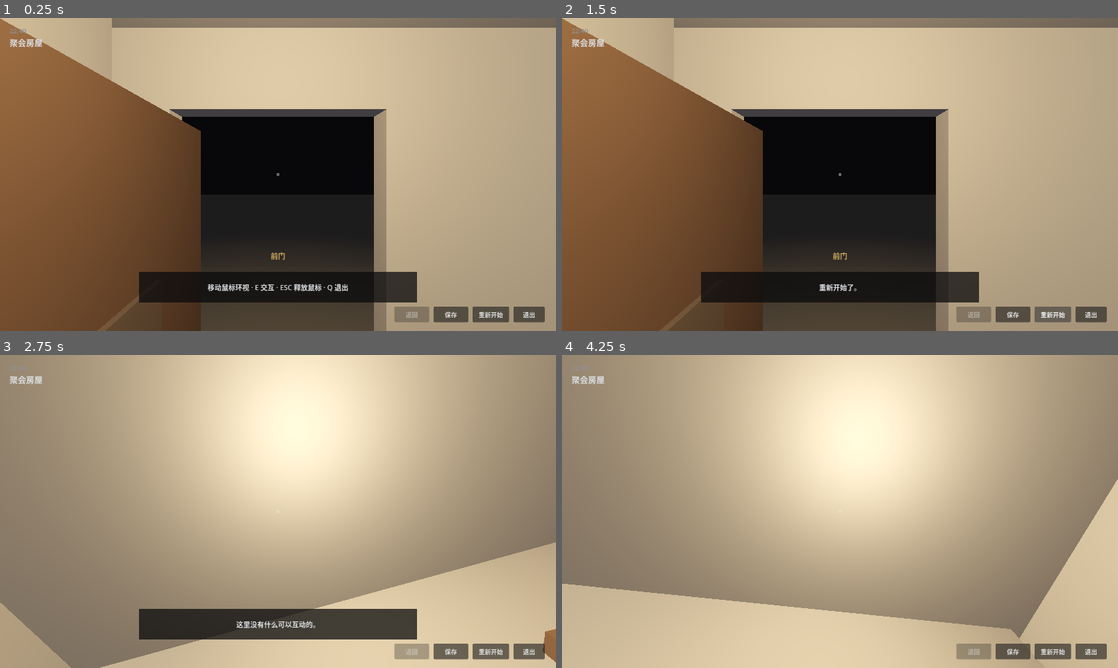
Above: before the commit, frames 1-4 (two rows, left to right).
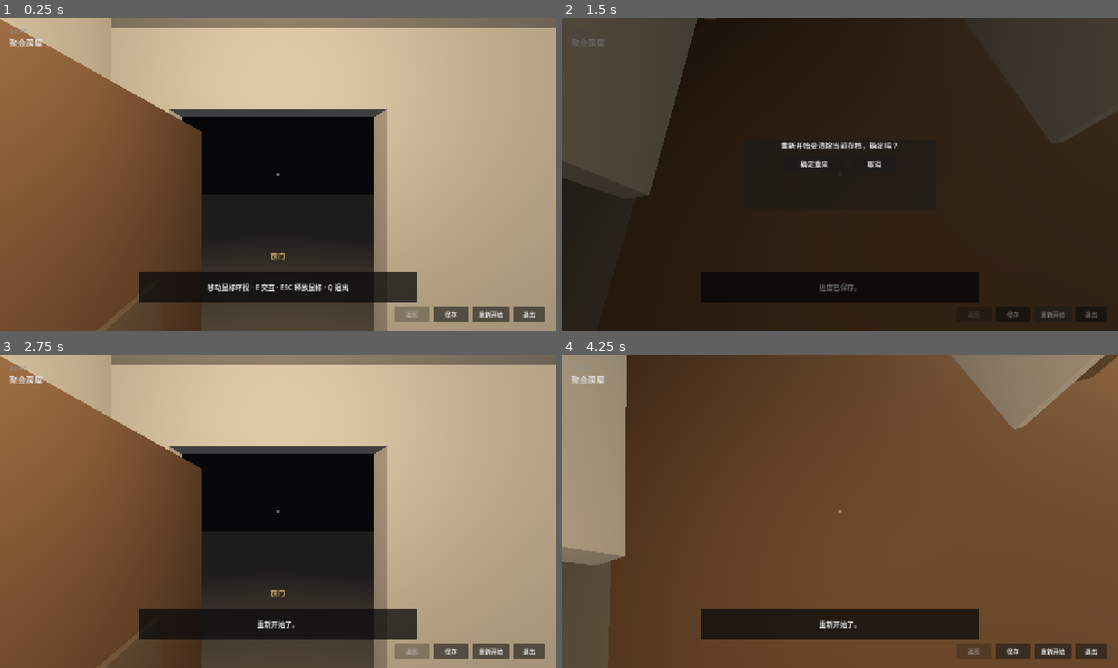
Above: after the commit, the same moments.

Repository: leasurey/comet-game-prototype
Game: Godot game, scene res://scenes/main.tscn
The game is run twice, just before and just after one commit, with the same random seed, the same clock (stepped at 60 frames per second) and the same inputs.
Inputs (mouse positions are in pixels of both pictures, inside the frame that each line leads up to):
- Up to frame 1 (0.25 s): no input
- Up to frame 2 (1.5 s): click "保存" at 0.5 s; click "重新开始" at 1.25 s
- Up to frame 3 (2.75 s): click (250, 502) at 2 s, where only the run after the commit has a clickable "确定重来"
- Up to frame 4 (4.25 s): click "重新开始" at 2.75 s; click (873, 502) at 3.5 s, where only the run after the commit has a clickable "取消"

The runs differ from the first frame. In frame 1, 0.8% of the frame differs, in the area x 0-98%, y 0-100%; in frame 2, 87%; in frame 3, 78%; in frame 4, 93%, in the area x 0-100%, y 0-100%.

Commit message:
fix(WP-08/09): 事件通道/二次确认/保存反馈/失焦/材质隔离/警告开启
BUG-010 重开后事件提示失效
- main 改订阅 event_bus.event_triggered（生命周期与游戏同长）
- 移除对 event_manager 的直连，否则总线转发会造成重复提示

BUG-009 事件求值失败仍切场景
- _on_portal_entered 中 errs 非空 → push_error + 提示 + **不切场景**
- 修复前只 warn 后照切: 玩家跨过黑暗但现实没变, 静默不一致

BUG-012 误触即删档 / 保存无反馈
- UIManager 新增确认面板与 new_game_confirmed 信号;
  "重新开始"先弹确认并释放鼠标, 确认后才 delete_save + new_game
- 执行路径自身兜底 hide_confirm(直接调用也不会留面板)
- main 连接 save_completed → 保存成功/失败都有文字反馈

BUG-018 窗口失焦未释放鼠标
- _notification 增加 NOTIFICATION_APPLICATION_FOCUS_OUT → release_mouse
- 聚焦不自动捕获, 避免视角在手一抖时突然跳转

BUG-023 activate() 可绕过距离限制
- 更名 debug_activate(), 名字即约束; 玩家路径只走 activate_focused()

BUG-011 聚焦改写共享材质
- Hotspot._apply_emission 逐实例 duplicate + meta 缓存, 只复制一次

BUG-013/020 工程配置
- gdscript/warnings/enable 改为 true（全局关警告等于藏线索）
- config/version 0.1.0 → 0.6.0
- 补 window/stretch mode=canvas_items + aspect=keep, 小窗口 HUD 等比缩放

测试
- 新增 ui_flow_test 12 条: 未确认不删档(核心)、确认后删档/归零/回起始点、
  总线连接存在、确认框开关
- data_integrity_test 17→22: 新增材质隔离 5 条（共享材质不被点亮、
  反复聚焦不无限新建材质）
- 开启警告后立刻暴露 1 处 Variant 推断问题(save_migration_test:179), 已修

结果: 13 个测试 385 条断言全通过, 主场景零报错

Diff:
--- a/core/hotspot.gd
+++ b/core/hotspot.gd
@@ -100,25 +100,34 @@
 func _update_visual_feedback() -> void:
 	# 悬停反馈刻意做得很轻：只轻微提亮自发光，不使用描边或跳动图标，
 	# 以免破坏「热点不过度突出」的影片基调。
-	var factor := 1.0
-	if _focused:
-		factor = 1.0
-	_apply_emission(factor)
+	_apply_emission(1.0)
 
 
+## 给本热点的可见子网格设置/取消自发光。
+##
+## 关键点：**必须逐实例复制材质**。
+## 场景构建器 tools/lib/geom.gd 与 tools/scene_content.gd 的 _mat() 按 key 缓存材质，
+## 全场景大量网格共用同一个 StandardMaterial3D 实例。若直接改这个实例，
+## 凝视一个门把手会让所有共用该材质的物体一起发光。
+## 复制后用 meta 标记，保证只复制一次——否则每次聚焦都新建材质，数量会无限增长。
 func _apply_emission(scale_factor: float) -> void:
 	for child in get_children():
-		if child is GeometryInstance3D:
-			var gi := child as GeometryInstance3D
-			if gi.material_override is StandardMaterial3D:
-				var mat := gi.material_override as StandardMaterial3D
-				mat.emission_enabled = _focused
-				mat.emission = Color(1.0, 0.88, 0.62) * (0.22 * scale_factor)
-			else:
-				var new_mat := StandardMaterial3D.new()
-				new_mat.emission_enabled = _focused
-				new_mat.emission = Color(1.0, 0.88, 0.62) * (0.22 * scale_factor)
-				gi.material_override = new_mat
+		if not (child is GeometryInstance3D):
+			continue
+		var gi := child as GeometryInstance3D
+		var mat: StandardMaterial3D = null
+		if gi.material_override is StandardMaterial3D:
+			mat = gi.material_override as StandardMaterial3D
+		else:
+			mat = StandardMaterial3D.new()
+
+		if not mat.has_meta("comet_own"):
+			mat = mat.duplicate() as StandardMaterial3D
+			mat.set_meta("comet_own", true)
+			gi.material_override = mat
+
+		mat.emission_enabled = _focused
+		mat.emission = Color(1.0, 0.88, 0.62) * (0.22 * scale_factor)
 
 
 ## 热点的显示与否由世界状态驱动，而不是随机决定。
--- a/core/interaction_manager.gd
+++ b/core/interaction_manager.gd
@@ -145,9 +145,12 @@
 	return true
 
 
-## 程序化激活入口，供测试与脚本使用，不做距离校验（没有玩家位置的语义）。
-## 玩家永远走不到这里——这条边界必须守住，否则距离限制形同虚设。
-func activate(spot: Hotspot) -> bool:
+## 程序化激活入口，**仅供测试与脚本调试**，不做距离校验。
+##
+## 名字里带 debug 是刻意的：之前它叫 activate()，任何脚本都能调它，
+## 于是"2.5 米内才能交互"这条规则可以被一行代码绕过，而检查代码时看不出来。
+## 玩家路径只能经过 activate_focused()，那条路有三重判据。
+func debug_activate(spot: Hotspot) -> bool:
 	if spot == null or not is_instance_valid(spot):
 		return false
 	if not spot.is_interactable():
--- a/core/ui/ui_manager.gd
+++ b/core/ui/ui_manager.gd
@@ -22,6 +22,9 @@
 signal save_requested
 signal quit_requested
 signal new_game_requested
+## 「重新开始」的二次确认结果。请求与确认分开两个信号，
+## 是为了让 UIManager 不承担"删档"这种破坏性决定，只负责问一句。
+signal new_game_confirmed
 
 const COLOR_TEXT := Color(0.86, 0.87, 0.88, 1.0)
 const COLOR_MUTED := Color(0.55, 0.57, 0.59, 1.0)
@@ -36,6 +39,7 @@
 var _reticle: Control = null
 var _back_button: Button = null
 var _overlay_root: Control = null
+var _confirm_root: Control = null
 var _root: Control = null
 
 
@@ -60,6 +64,7 @@
 	_build_focus()
 	_build_message()
 	_build_button_bar()
+	_build_confirm()
 
 	_overlay_root = Control.new()
 	_overlay_root.name = "OverlayLayer"
@@ -208,6 +213,87 @@
 	quit_button.add_theme_font_size_override("font_size", 14)
 	quit_button.pressed.connect(func() -> void: quit_requested.emit())
 	bar.add_child(quit_button)
+
+
+## 二次确认面板。
+##
+## 为什么必须有：原来的「重新开始」按钮一点就直接 delete_save + new_game，
+## 误触一次，几十小时的进度就没了，而且没有任何提示。
+## 这里只负责"问一句"，真正的删档仍由 main 执行。
+func _build_confirm() -> void:
+	var root := Control.new()
+	root.name = "ConfirmRoot"
+	# STOP：面板显示期间吞掉点击，避免同一次点击既确认又落到场景交互上
+	root.mouse_filter = Control.MOUSE_FILTER_STOP
+	root.set_anchors_preset(Control.PRESET_FULL_RECT)
+	root.visible = false
+	_root.add_child(root)
+
+	var dim := ColorRect.new()
+	dim.name = "Dim"
+	dim.color = Color(0.0, 0.0, 0.0, 0.55)
+	dim.mouse_filter = Control.MOUSE_FILTER_STOP
+	dim.set_anchors_preset(Control.PRESET_FULL_RECT)
+	root.add_child(dim)
+
+	var panel := PanelContainer.new()
+	panel.name = "Panel"
+	panel.set_anchors_preset(Control.PRESET_CENTER)
+	panel.offset_left = -220.0
+	panel.offset_top = -80.0
+	panel.offset_right = 220.0
+	panel.offset_bottom = 80.0
+	root.add_child(panel)
+
+	var box := VBoxContainer.new()
+	box.add_theme_constant_override("separation", 14)
+	panel.add_child(box)
+
+	var label := Label.new()
+	label.name = "ConfirmLabel"
+	label.text = "重新开始会清除当前存档，确定吗？"
+	label.horizontal_alignment = HORIZONTAL_ALIGNMENT_CENTER
+	label.autowrap_mode = TextServer.AUTOWRAP_WORD_SMART
+	label.add_theme_font_size_override("font_size", 17)
+	label.add_theme_color_override("font_color", COLOR_TEXT)
+	box.add_child(label)
+
+	var row := HBoxContainer.new()
+	row.alignment = BoxContainer.ALIGNMENT_CENTER
+	row.add_theme_constant_override("separation", 18)
+	box.add_child(row)
+
+	var yes := Button.new()
+	yes.name = "ConfirmYes"
+	yes.text = "确定重来"
+	yes.custom_minimum_size = Vector2(140, 34)
+	yes.pressed.connect(func() -> void:
+		hide_confirm()
+		new_game_confirmed.emit())
+	row.add_child(yes)
+
+	var no := Button.new()
+	no.name = "ConfirmNo"
+	no.text = "取消"
+	no.custom_minimum_size = Vector2(100, 34)
+	no.pressed.connect(func() -> void: hide_confirm())
+	row.add_child(no)
+
+	_confirm_root = root
+
+
+func ask_new_game() -> void:
+	if _confirm_root != null:
+		_confirm_root.visible = true
+
+
+func hide_confirm() -> void:
+	if _confirm_root != null:
+		_confirm_root.visible = false
+
+
+func is_confirm_visible() -> bool:
+	return _confirm_root != null and _confirm_root.visible
 
 
 # ---------------------------------------------------------------- 对外 API
--- a/project.godot
+++ b/project.godot
@@ -12,7 +12,7 @@
 
 config/name="COMET"
 config/description="A first-person mystery exploration prototype inspired by the film Coherence (2013)."
-config/version="0.1.0-prototype"
+config/version="0.6.0"
 run/main_scene="res://scenes/main.tscn"
 config/features=PackedStringArray("4.7", "GL Compatibility")
 config/icon="res://assets/icon.svg"
@@ -23,12 +23,17 @@
 
 [debug]
 
-gdscript/warnings/enable=false
+; 警告必须开启：全局关闭等于把"未使用变量/未定义符号"这类线索全部藏起来。
+; 确需豁免的位置用 @warning_ignore 局部标注，而不是一刀切关掉。
+gdscript/warnings/enable=true
 
 [display]
 
 window/size/viewport_width=1280
 window/size/viewport_height=720
+; 小窗口下 HUD 用等比缩放，避免固定 offset 的控件在 640x360 时互相重叠
+window/stretch/mode="canvas_items"
+window/stretch/aspect="keep"
 
 [physics]
 
--- a/scenes/main.gd
+++ b/scenes/main.gd
@@ -62,8 +62,19 @@
 		GameServices.interaction_manager.hotspot_unfocused.connect(_on_hotspot_unfocused)
 		GameServices.interaction_manager.hotspot_activated.connect(_on_hotspot_activated)
 
-	if GameServices.event_manager != null:
-		GameServices.event_manager.event_triggered.connect(_on_event_triggered)
+	# 事件提示改走**总线**订阅。
+	# 原因：new_game() 会重建 EventManager 实例，而 _bind_services 只在启动时跑一次，
+	# 直接连 event_manager 的信号在"重新开始"之后就成了空连接——
+	# 事件照样触发，但玩家再也看不到任何文字提示。
+	# event_bus 由 GameServices 持有、生命周期与游戏同长，不存在被替换的问题。
+	# 注意：只连总线，不再直连 event_manager，否则 GameServices 的转发会造成重复提示。
+	if GameServices.event_bus != null:
+		if not GameServices.event_bus.event_triggered.is_connected(_on_event_triggered):
+			GameServices.event_bus.event_triggered.connect(_on_event_triggered)
+
+	# 保存结果必须有反馈：此前调用后什么都不显示，玩家无法判断到底存没存上。
+	if not GameServices.save_completed.is_connected(_on_save_completed):
+		GameServices.save_completed.connect(_on_save_completed)
 
 	if _ui != null:
 		_ui.back_requested.connect(_on_back_requested)
@@ -71,6 +82,8 @@
 		_ui.quit_requested.connect(_on_quit_requested)
 		if _ui.has_signal("new_game_requested"):
 			_ui.new_game_requested.connect(_on_new_game_requested)
+		if _ui.has_signal("new_game_confirmed"):
+			_ui.new_game_confirmed.connect(_on_new_game_confirmed)
 
 
 func _start_flow() -> void:
@@ -282,8 +295,15 @@
 		GameServices.event_manager.evaluate(
 			portal.event_kind, portal.event_keys,
 			GameServices.world_manager, errs)
-		for e in errs:
-			push_warning("区域事件求值: %s" % str(e))
+		# 事件求值失败时**不切场景**。
+		# 此前的实现只 push_warning 然后照切：玩家穿过黑暗到了对面，
+		# 现实却没变——环境毫无差异，而叙事已经暗示"你走错了"，
+		# 这是最难排查的静默不一致。宁可停在原地并给出提示。
+		if not errs.is_empty():
+			for e in errs:
+				push_error("区域事件求值失败: %s" % str(e))
+			_notify("有什么东西不对劲，你退了回来。", 5.0)
+			return
 
 	if portal.target_location.is_empty():
 		return
@@ -318,11 +338,41 @@
 	GameServices.save_game()
 
 
+## 保存结果反馈。此前调用 save_game() 后什么都不显示，
+## 玩家点完"保存"不知道到底存上了没有。
+func _on_save_completed(ok: bool, message: String) -> void:
+	if ok:
+		_notify("进度已保存。", 3.0)
+	else:
+		_notify("保存失败：%s" % message, 8.0)
+
+
+## 「重新开始」第一步：只问，不动数据。
+## 鼠标必须可见，否则玩家没法点确认按钮。
 func _on_new_game_requested() -> void:
-	if GameServices.delete_save():
-		GameServices.new_game()
-		_refresh_ui_state()
-		_notify("重新开始了。")
+	if _ui != null and _ui.has_method("ask_new_game"):
+		_release_mouse()
+		_ui.ask_new_game()
+	else:
+		_on_new_game_confirmed()
+
+
+## 「重新开始」第二步：确认后才真正删档开新局。
+func _on_new_game_confirmed() -> void:
+	# 兜底关闭确认框：正常路径由"确定"按钮自己关闭，但任何直接调用
+	# （测试、快捷键、未来的键盘确认）都必须让面板收起，否则会挡住画面。
+	if _ui != null and _ui.has_method("hide_confirm"):
+		_ui.hide_confirm()
+	if not GameServices.delete_save():
+		_notify("无法清除旧存档，已取消。", 5.0)
+		return
+	var ok: bool = GameServices.new_game()
+	_refresh_ui_state()
+	if ok:
+		_notify("重新开始了。", 3.0)
+	else:
+		_notify("重新开始失败，请检查数据完整性。", 8.0)
+	_capture_mouse()
 
 
 func _on_quit_requested() -> void:
@@ -336,6 +386,11 @@
 	if what == NOTIFICATION_WM_CLOSE_REQUEST:
 		_release_mouse()
 		get_tree().quit()
+	# 窗口失焦时必须交出鼠标：否则 Alt+Tab 切走后回来，
+	# 鼠标可能仍处于捕获态，玩家既看不见光标也点不到界面。
+	# 聚焦不自动重新捕获——等玩家自己点击画面，避免视角在手一抖时突然跳转。
+	elif what == NOTIFICATION_APPLICATION_FOCUS_OUT:
+		_release_mouse()
 
 
 func _notify(text: String, duration: float = 4.0) -> void:
--- a/tests/data_integrity_test.gd
+++ b/tests/data_integrity_test.gd
@@ -23,6 +23,7 @@
 	_check_negative_cases()
 	_check_scene_variants()
 	_check_apply_world()
+	_check_hotspot_material_isolation()
 	_report()
 
 
@@ -200,6 +201,38 @@
 	inst.free()
 
 
+## 聚焦反馈不得改写共享材质（BUG-011）
+##
+## 构建器按 key 缓存材质，全场景大量网格共用同一个 StandardMaterial3D。
+## 早期实现直接改这个实例，于是一个门把手发光会让所有同材质物体一起亮。
+func _check_hotspot_material_isolation() -> void:
+	var hs := Area3D.new()
+	hs.set_script(load("res://core/hotspot.gd"))
+	var shared := StandardMaterial3D.new()
+	shared.albedo_color = Color(0.5, 0.5, 0.5)
+	var a := MeshInstance3D.new()
+	a.mesh = BoxMesh.new()
+	a.material_override = shared
+	hs.add_child(a)
+	var b := MeshInstance3D.new()
+	b.mesh = BoxMesh.new()
+	b.material_override = shared
+	hs.add_child(b)
+
+	hs.set_focused(true)
+	var ma: Material = a.material_override
+	var mb: Material = b.material_override
+	_check(ma != shared and mb != shared, "聚焦时为每个子网格复制了材质",
+		"same_a=%s same_b=%s" % [str(ma == shared), str(mb == shared)])
+	_check(not shared.emission_enabled, "共享材质本身未被点亮（核心断言）")
+	_check((ma as StandardMaterial3D).emission_enabled, "被聚焦物体自身仍会发光")
+
+	hs.set_focused(false)
+	_check(not (ma as StandardMaterial3D).emission_enabled, "取消聚焦后发光关闭")
+	_check(a.material_override == ma, "反复聚焦不会无限新建材质（meta 缓存生效）")
+	hs.free()
+
+
 func _report() -> void:
 	print("")
 	for l in _lines:
--- a/tests/door_connection_test.gd
+++ b/tests/door_connection_test.gd
@@ -112,11 +112,13 @@
 	return null
 
 
-## 通过真实交互路径激活热点：InteractionManager.activate() → 信号 → main 分发
+## 通过交互信号路径激活热点：debug_activate() → 信号 → main 分发
+## 注意：此处绕过了距离校验（测试需要从任意位置触发门），
+## 玩家路径走的是 activate_focused()，那条路含距离与遮挡判据。
 func _use(spot: Node) -> bool:
 	if spot == null:
 		return false
-	return _im.activate(spot)
+	return _im.debug_activate(spot)
 
 
 func _dist(a: Vector3, b: Vector3) -> float:
--- a/tests/save_migration_test.gd
+++ b/tests/save_migration_test.gd
@@ -176,7 +176,9 @@
 			return false
 		var ok: bool = _svc.save_game()
 		_check(ok, "B2 保存成功")
-		var payload := JSON.parse_string(
+		# 显式标 Variant：JSON.parse_string 的返回类型是 Variant，
+		# 用 := 会触发 "inferred from Variant" 警告（本项目把该警告当错误处理）。
+		var payload: Variant = JSON.parse_string(
 			FileAccess.get_file_as_string(_svc.save_manager.get_path()))
 		_check(typeof(payload) == TYPE_DICTIONARY, "B3 存档可解析")
 		if typeof(payload) == TYPE_DICTIONARY:
--- /dev/null
+++ b/tests/ui_flow_test.gd
@@ -0,0 +1,147 @@
+## UIFlowTest — 「重新开始」的二次确认与保存反馈
+##
+## 对应缺陷：
+##   BUG-012 点一次"重新开始"就删档，无确认；点"保存"无任何反馈
+##   BUG-018 窗口失焦未释放鼠标（此处仅验证通知分支存在，实际失焦需人工）
+##   BUG-010 事件提示在 new_game 后失效（验证改走总线后仍连着）
+##
+## 用法：godot --headless --script res://tests/ui_flow_test.gd
+
+extends SceneTree
+
+var _pass := 0
+var _fail := 0
+var _lines: Array = []
+var _svc: Node = null
+var _main: Node = null
+var _ui = null
+var _steps: Array = []
+var _idx := 0
+var _ticks := 0
+var _t_state := 0
+
+
+func _initialize() -> void:
+	print("=== COMET ui flow test ===")
+	_steps = [
+		Callable(self, "step_setup"),
+		Callable(self, "step_confirm_guard"),
+		Callable(self, "step_confirm_executes"),
+		Callable(self, "step_report"),
+	]
+
+
+func _check(cond: bool, label: String, detail: String = "") -> void:
+	if cond:
+		_pass += 1
+		_lines.append("[PASS] %s%s" % [label, (" | " + detail) if detail != "" else ""])
+	else:
+		_fail += 1
+		_lines.append("[FAIL] %s%s" % [label, (" | " + detail) if detail != "" else ""])
+
+
+func _process(_delta: float) -> bool:
+	if _idx >= _steps.size():
+		return false
+	var done: bool = bool(_steps[_idx].call())
+	if done:
+		_idx += 1
+		_ticks = 0
+		_t_state = 0
+	else:
+		_ticks += 1
+		if _ticks > 200:
+			_check(false, "步骤超时", "index=%d" % _idx)
+			_idx += 1
+			_ticks = 0
+	return false
+
+
+func step_setup() -> bool:
+	if _svc == null:
+		_svc = root.get_node_or_null("GameServices")
+		if _svc == null:
+			_check(false, "setup. GameServices 可用")
+			return true
+		var sm = _svc.save_manager
+		sm.use_test_path("ui_flow")
+		sm.delete_save()
+		_main = (load("res://scenes/main.tscn") as PackedScene).instantiate()
+		root.add_child(_main)
+		return false
+	if _ticks < 8:
+		return false
+	_ui = _main.get_node_or_null("HUD")
+	_check(_ui != null, "setup. HUD 已装配")
+	_check(_ui != null and _ui.has_method("ask_new_game"), "setup. 存在二次确认接口")
+	_check(_ui != null and not _ui.is_confirm_visible(), "setup. 确认框初始不可见")
+	_check(_svc.event_bus != null and _svc.event_bus.event_triggered.get_connections().size() > 0,
+		"setup. 事件通过总线连到了 main（BUG-010）",
+		"connections=%d" % (_svc.event_bus.event_triggered.get_connections().size() if _svc.event_bus else -1))
+	return true
+
+
+## 只点"重新开始"，不确认 → 存档必须还在
+func step_confirm_guard() -> bool:
+	if _t_state == 0:
+		var state := {
+			"location_id": "party_house", "world_id": "world_alpha",
+			"visited_locations": ["party_house"], "world_change_records": [],
+			"triggered_events": [], "event_history": {}, "event_sequence": [],
+			"game_clock_ticks": 1, "player_view": {"yaw": 0.0, "pitch": 0.0},
+		}
+		var r: Dictionary = _svc.save_manager.save(state)
+		_check(bool(r.get("ok", false)), "前置. 已存在一份存档")
+		_t_state = 1
+		return false
+	if _t_state == 1:
+		_main._on_new_game_requested()
+		_t_state = 2
+		return false
+	if _t_state == 2:
+		if _ticks < 2:
+			return false
+		_check(_ui.is_confirm_visible(), "点击重新开始后弹出确认框")
+		_check(FileAccess.file_exists(_svc.save_manager.get_path()),
+			"未确认时存档**未被删除**（核心断言）")
+		_ui.hide_confirm()
+		_check(not _ui.is_confirm_visible(), "取消后确认框关闭")
+		_t_state = 0
+		return true
+	return true
+
+
+## 确认后才真正删档并开新局
+func step_confirm_executes() -> bool:
+	if _t_state == 0:
+		_main._on_new_game_requested()
+		_t_state = 1
+		return false
+	if _t_state == 1:
+		if _ticks < 2:
+			return false
+		_main._on_new_game_confirmed()
+		_t_state = 2
+		return false
+	if _t_state == 2:
+		if _ticks < 6:
+			return false
+		_check(not FileAccess.file_exists(_svc.save_manager.get_path()),
+			"确认后存档被清除")
+		_check(_svc.get_tick() == 0, "确认后时钟归零（新局）")
+		_check(_svc.scene_manager.get_current_location_id()
+			== _svc.scene_manager.get_start_location_id(), "确认后回到起始地点")
+		_check(not _ui.is_confirm_visible(), "执行后确认框已关闭")
+		_t_state = 0
+		return true
+	return true
+
+
+func step_report() -> bool:
+	print("")
+	for l in _lines:
+		print(l)
+	print("")
+	print("=== UI FLOW RESULT: PASS=%d FAIL=%d ===" % [_pass, _fail])
+	quit(1 if _fail > 0 else 0)
+	return true
